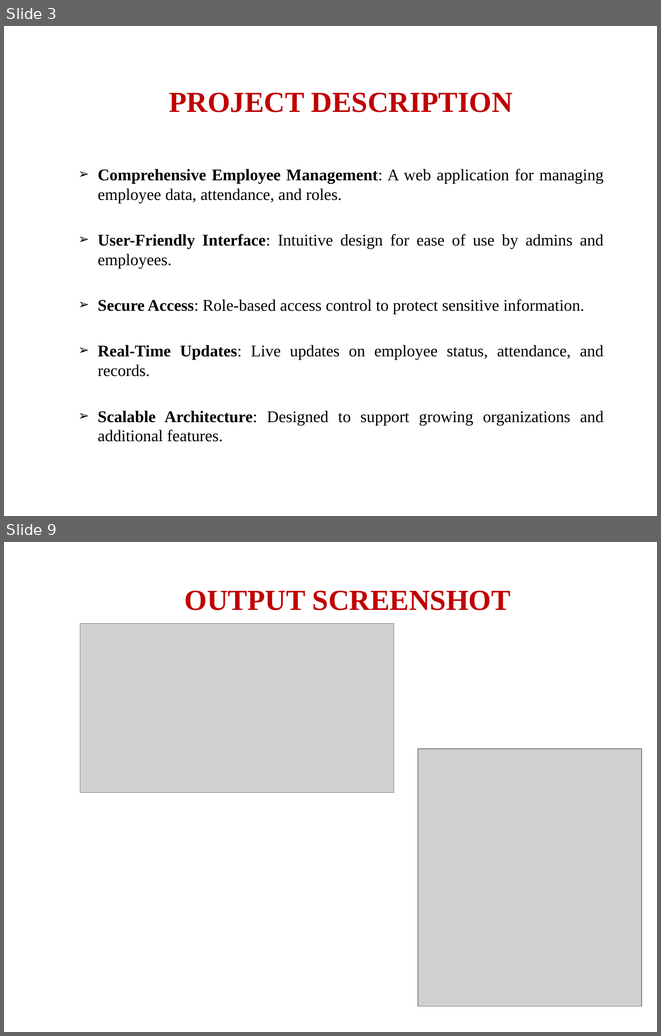
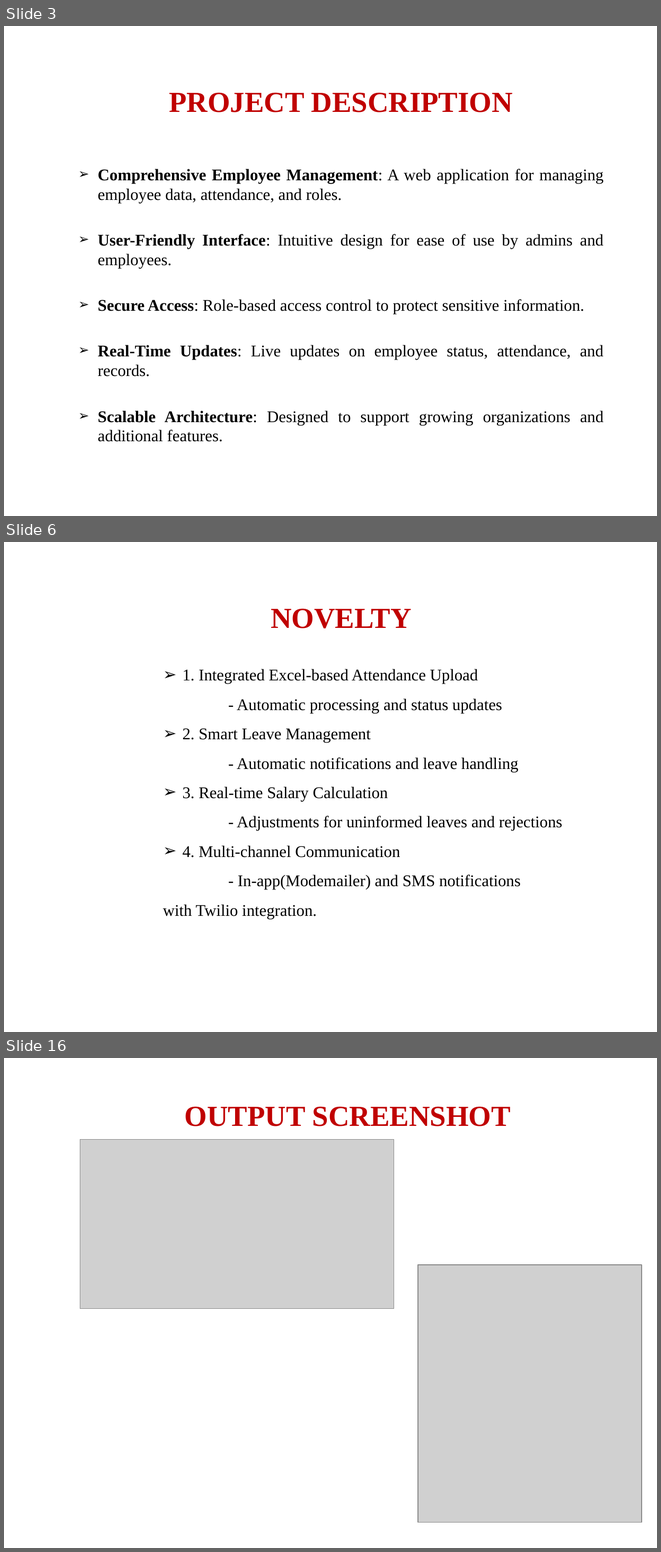
Before and after one commit to Immanuvel1207/Employee-Management-System, a slide deck: Employee-management-system.pptx. Shown one above the other, each under a label of ours: slides 3 and 9 before the commit, slides 3, 6 and 16 after it; the slides between them are not shown. The pictures are 661x1036 and 661x1552 pixels, drawn with LibreOffice and Linux fonts; fonts in the diff are those of the drawing; grey boxes stand for pictures; background and template pictures are left out. Boxes give left, top, right and bottom in pixels: in the first picture for what was removed or moved away, otherwise in the second. Text is boxed around its words. In the diff, an @@ line names an element or a change of style, - is before the commit and + after.

```diff
--- a/Employee-management-system.pptx
+++ b/Employee-management-system.pptx
@@ slide 6 added at (4, 542, 657, 1032), background picture (left out) @@
@@ title added at (271, 608, 412, 628), 32 pt, text #C00000, bold @@
+NOVELTY
@@ text added at (163, 669, 563, 919), 18 pt, text #000000 @@
+➢ 1. Integrated Excel-based Attendance Upload
+- Automatic processing and status updates
+➢ 2. Smart Leave Management
+- Automatic notifications and leave handling
+➢ 3. Real-time Salary Calculation
+- Adjustments for uninformed leaves and rejections
+➢ 4. Multi-channel Communication
+- In-app(Modemailer) and SMS notifications
+with Twilio integration.
@@ what was slide 9 is now slide 16 @@
```
Also in this commit, not shown: 3 slides changed, 11 other slides added, 4 slides removed, 19 other files.
